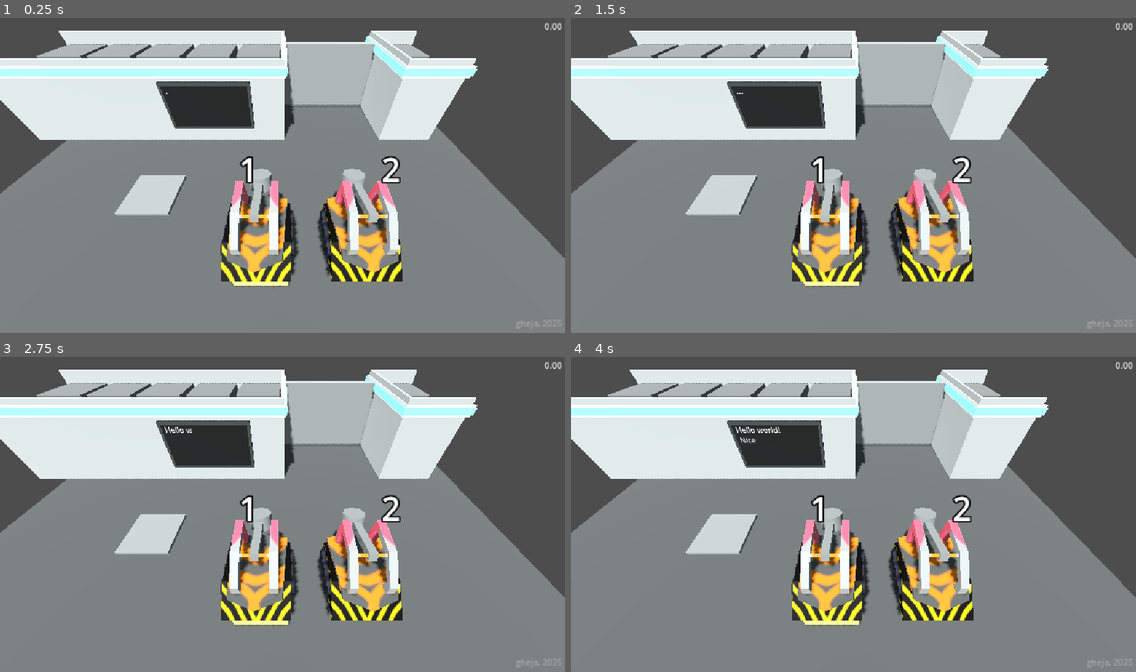
Above: before the commit, frames 1-4 (two rows, left to right).
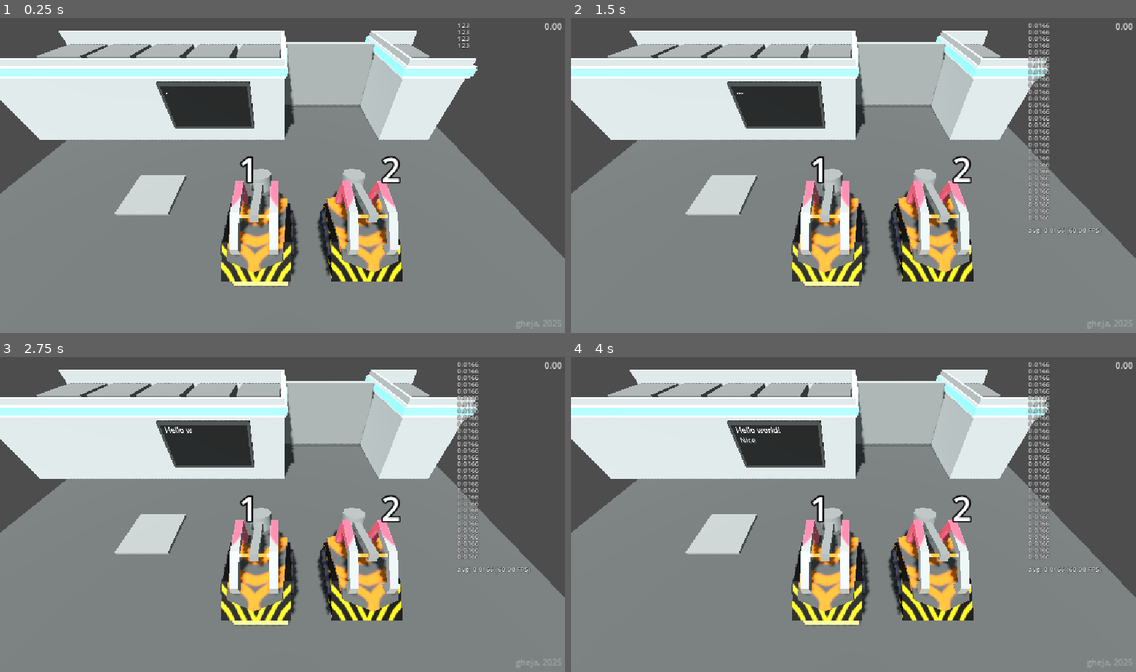
Above: after the commit, the same moments.

Repository: gheja/bot-loop
Game: Godot game, scene res://scenes/main_scene.tscn
Same seed, same stepped clock (60 frames per second), same inputs: the game is played once before the commit and once after it.
Inputs (mouse positions are in pixels of both pictures, inside the frame that each line leads up to):
- Up to frame 1 (0.25 s): no input
- Up to frame 2 (1.5 s): tap Enter at 0.5 s; move the mouse to (977, 159) at 0.52 s; hold D (move_right) 0.53-1.28 s; tap E (action_primary) at 0.6, 1.35 s; tap Space at 1.25 s; move the mouse to (740, 191) at 1.27 s; hold S (move_down) from 1.28 s (still down)
- Up to frame 3 (2.75 s): tap Enter at 2 s; move the mouse to (339, 445) at 2.02 s; release S (move_down) at 2.03 s; hold D (move_right) from 2.03 s (still down); tap E (action_primary) at 2.1 s
- Up to frame 4 (4 s): tap Space at 2.75 s; move the mouse to (825, 577) at 2.77 s; release D (move_right) at 2.78 s; hold W (move_up) 2.78-3.53 s; tap E (action_primary) at 2.85, 3.6 s; tap Enter at 3.5 s; move the mouse to (1023, 561) at 3.52 s; hold A (move_left) from 3.53 s (still down)

The runs differ from the first frame. In frame 1, less than 0.1% of the frame differs, in the area x 81-84%, y 1-10%; in frame 2, 1.0%, in the area x 80-94%, y 1-69%; in frame 3, 1.0%; in frame 4, 1.0%.

Commit message:
Add DebugInterface

Diff:
--- a/src/project.godot
+++ b/src/project.godot
@@ -21,6 +21,7 @@
 TransitionUi="*res://autoload/transition_ui.tscn"
 GameState="*res://autoload/game_state.gd"
 Constants="*res://autoload/constants.gd"
+DebugInterfaceA="*res://scenes/debug_interface.tscn"
 
 [display]
 
--- /dev/null
+++ b/src/scenes/debug_interface.gd
@@ -0,0 +1,33 @@
+class_name DebugInterface
+extends CanvasLayer
+
+@onready var debug_label: Label = $MarginContainer/DebugLabel
+
+var delta_times = []
+func _physics_process(delta: float) -> void:
+	delta_times.append(delta)
+
+func update_debug_label():
+	if delta_times.size() == 0:
+		return
+
+	var total: float = 0
+	var average: float = 0
+	var arr = delta_times.slice(max(0, delta_times.size() - 30), delta_times.size())
+	var s = ""
+
+	for t in arr:
+		total += t
+
+	average = total / arr.size()
+
+	for t in arr:
+		s += str(t).pad_decimals(4) + "\n"
+
+	s += "\n"
+	s += "avg: " + str(average).pad_decimals(4) + " (" + (str(1/average).pad_decimals(2)) + " FPS)"
+
+	debug_label.text = s
+
+func _on_timer_timeout() -> void:
+	update_debug_label()
--- /dev/null
+++ b/src/scenes/debug_interface.tscn
@@ -0,0 +1,38 @@
+[gd_scene load_steps=2 format=3 uid="uid://clppxajtfgsvg"]
+
+[ext_resource type="Script" uid="uid://5517e6xwgvvd" path="res://scenes/debug_interface.gd" id="1_ac31d"]
+
+[node name="DebugIterface" type="CanvasLayer"]
+script = ExtResource("1_ac31d")
+
+[node name="MarginContainer" type="MarginContainer" parent="."]
+anchors_preset = 15
+anchor_right = 1.0
+anchor_bottom = 1.0
+grow_horizontal = 2
+grow_vertical = 2
+mouse_filter = 2
+theme_override_constants/margin_left = 8
+theme_override_constants/margin_top = 8
+theme_override_constants/margin_right = 8
+theme_override_constants/margin_bottom = 8
+
+[node name="DebugLabel" type="Label" parent="MarginContainer"]
+custom_minimum_size = Vector2(200, 0)
+layout_mode = 2
+size_flags_horizontal = 8
+size_flags_vertical = 0
+theme_override_colors/font_outline_color = Color(0, 0, 0, 1)
+theme_override_constants/line_spacing = -6
+theme_override_constants/outline_size = 2
+theme_override_font_sizes/font_size = 13
+text = "123
+123
+123
+123"
+
+[node name="Timer" type="Timer" parent="."]
+wait_time = 0.5
+autostart = true
+
+[connection signal="timeout" from="Timer" to="." method="_on_timer_timeout"]
Not shown, added: src/scenes/debug_interface.gd.uid
